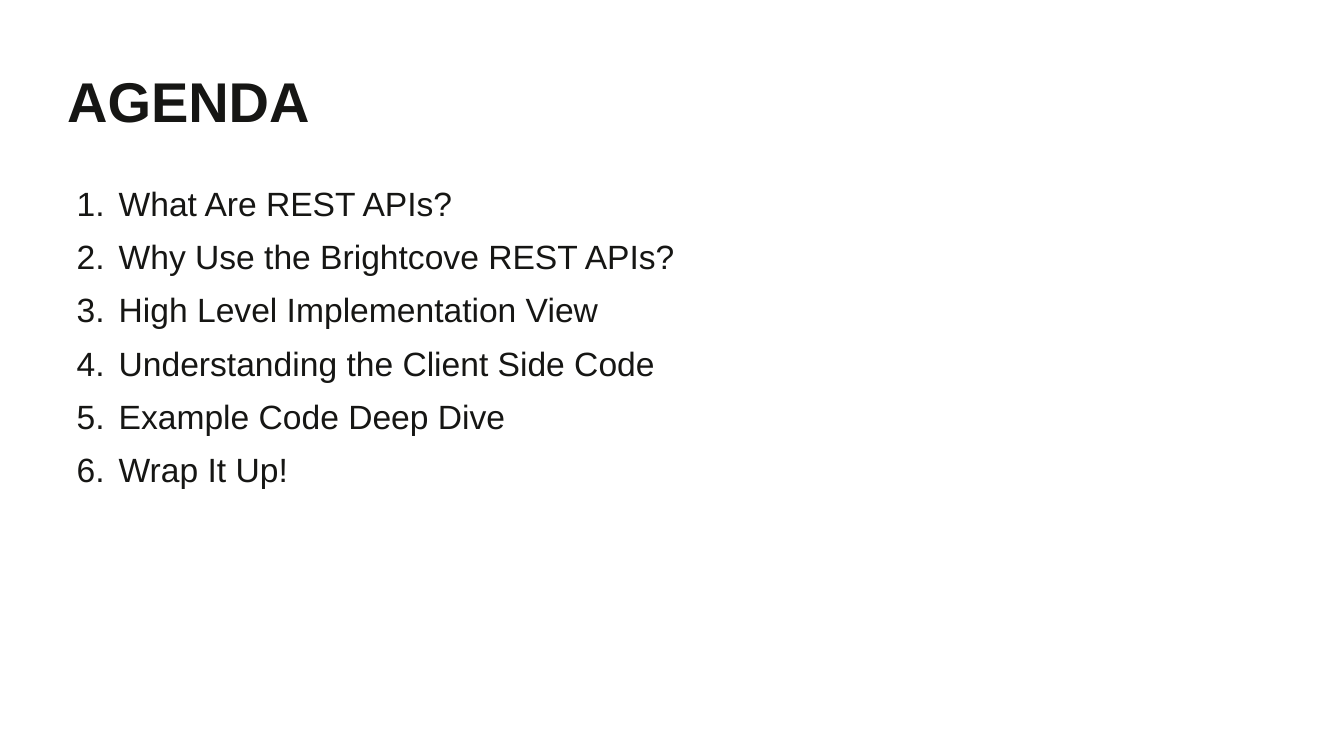
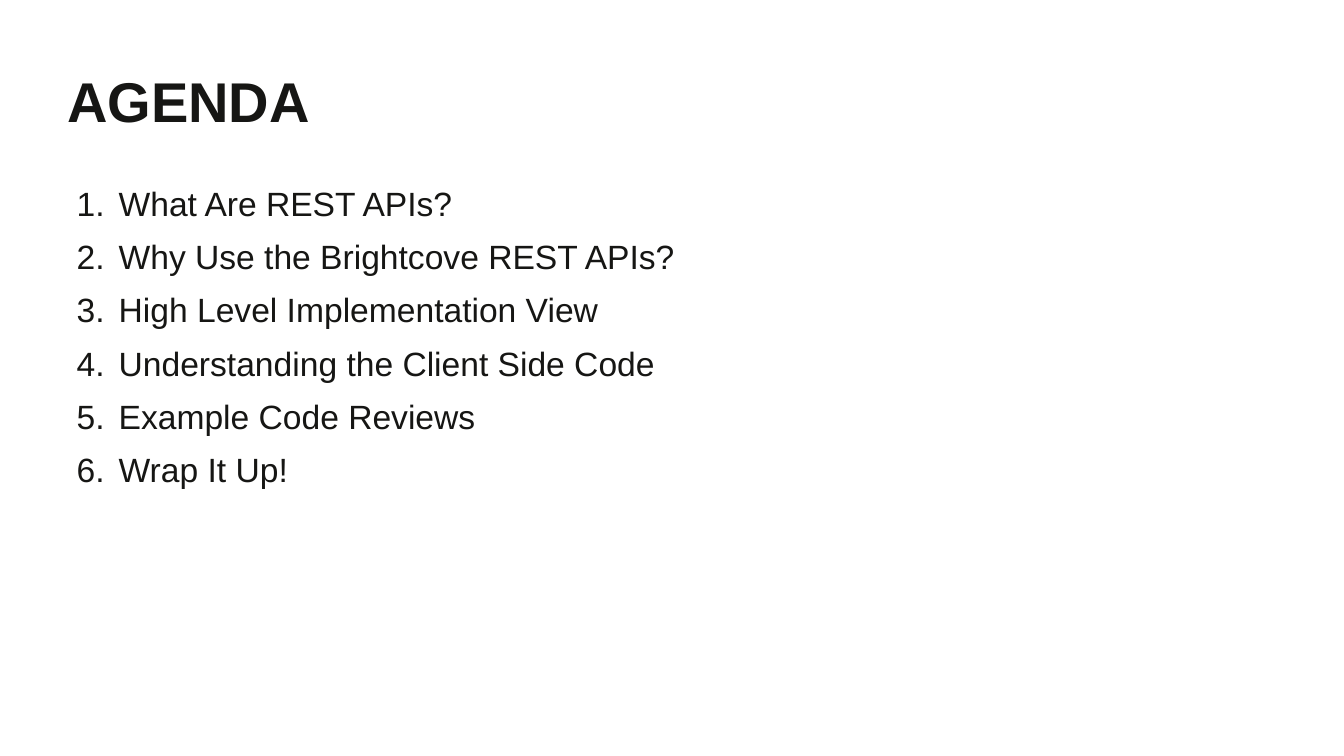
Before and after one commit to BrightcoveLearning/BCL-LearningSamples, a slide deck: slide 2 of PLAYTV2020/matt-boles-video.pptx. Drawn at 1344x756 pixels with LibreOffice and Linux fonts; fonts in the diff are those of the drawing; background and template pictures are left out. Boxes give left, top, right and bottom in pixels: in the first picture for what was removed or moved away, otherwise in the second. Text is boxed around its words. In the diff, an @@ line names an element or a change of style, - is before the commit and + after.

```diff
--- a/PLAYTV2020/matt-boles-video.pptx
+++ b/PLAYTV2020/matt-boles-video.pptx
@@ text at [119,404,475,436]: text changed @@
-5. Example Code Deep Dive
+5. Example Code Reviews
```
Also in this commit, not shown: 5 other slides changed, 11 slides added, 8 slides removed.
